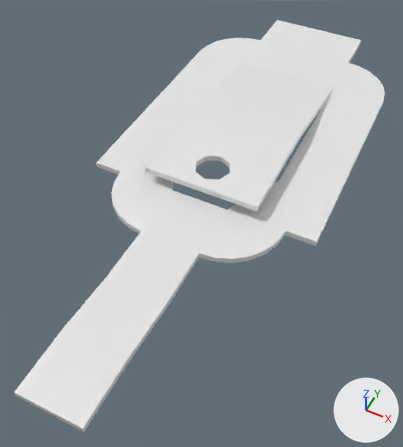
An edit to the FBX model Assets/Game/Meshes/Winter/Winter1/W1.fbx, drawn before and after from the same camera.
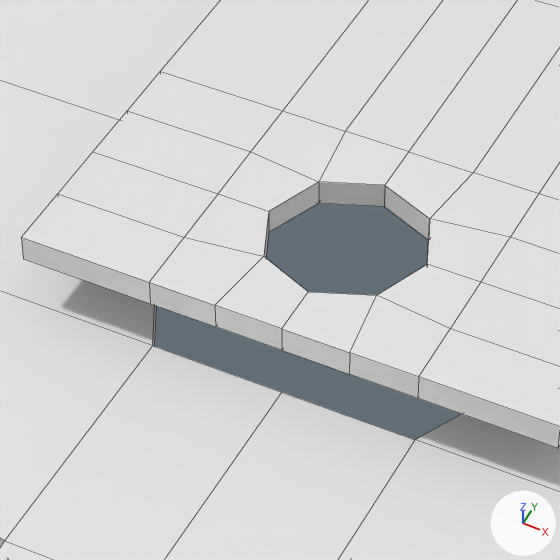
Each version appears first whole from a camera (50 mm lens) standing at (5.75, -4.34, 12.85) and looking at (0.01, 7.14, -1.49), and next in a close-up on the part from 35% to 64% of the width and 26% to 53% of the height. The axes (+X, +Y, +Z) are drawn at lower right. The lights are the same throughout. The close-ups show mesh edges as thin lines. Vertices at the same position are counted once.

The scene before the commit, as lines of its bpy script (objects in view):
```python
me_block_w1 = bpy.data.meshes.new('Block_W1')
me_block_w1.from_pydata(...)  # 228 vertices, 218 faces; spans x -4.0..4.0, y -1.0..19.0, z -0.4..0.4
ob_block_w1 = bpy.data.objects.new('Block_W1', me_block_w1)
ob_block_w1.location = (0.0, 0.0, 0.0)
```
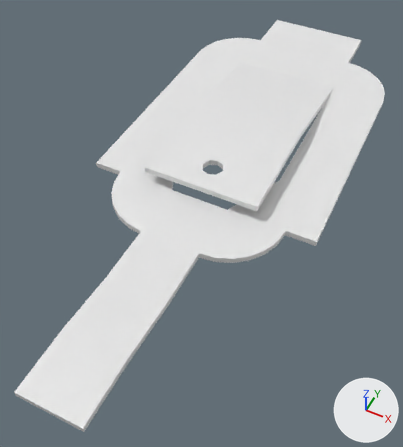
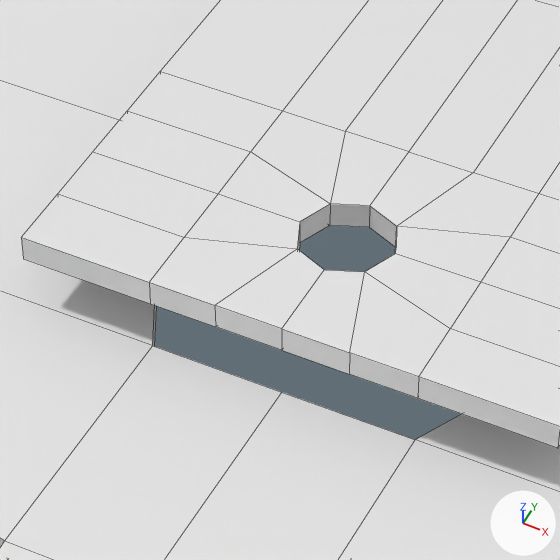
The change in detail:
me_block_w1 has 228 vertices, 218 faces and spans x -4.0..4.0, y -1.0..19.0, z -0.4..0.4.
me_block_w1 is used by ob_block_w1; location (0.0, 0.0, 0.0).
me_block_w1 part 1: all 16 vertices in x -0.6..0.6, y 7.4..8.6, z 0.2..0.4 are scaled about their middle by (0.6, 0.6, 1).

Location of each change, [x1, y1, x2, y2] in pixels of the close-ups (560 x 560 px; the box of a moved part takes in the faces that stretch with it):
part 1 of me_block_w1, moved or reshaped
    both: [149, 111, 539, 377]
